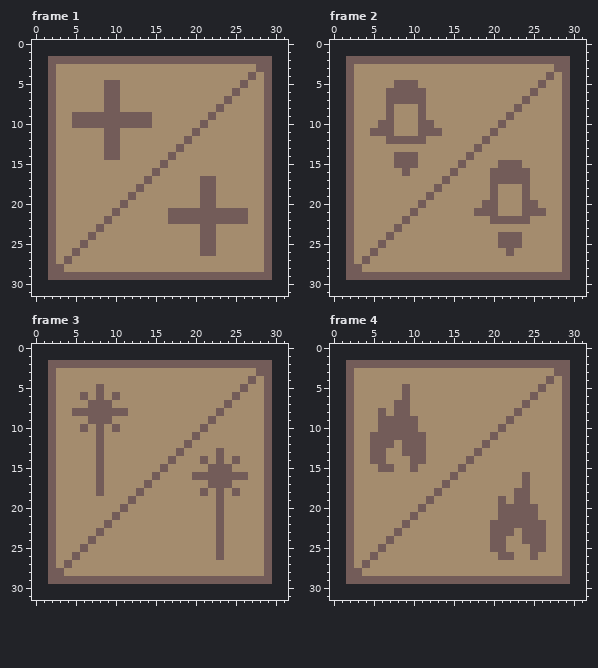
Pixel-art file -- assets/mockup/icon.aseprite. The picture above is the old version.
28x28 pixels, 4 frames. Shown: frame 1, frame 2, frame 3, frame 4. The old version is drawn lined up with the new one, on the new canvas.
New version:
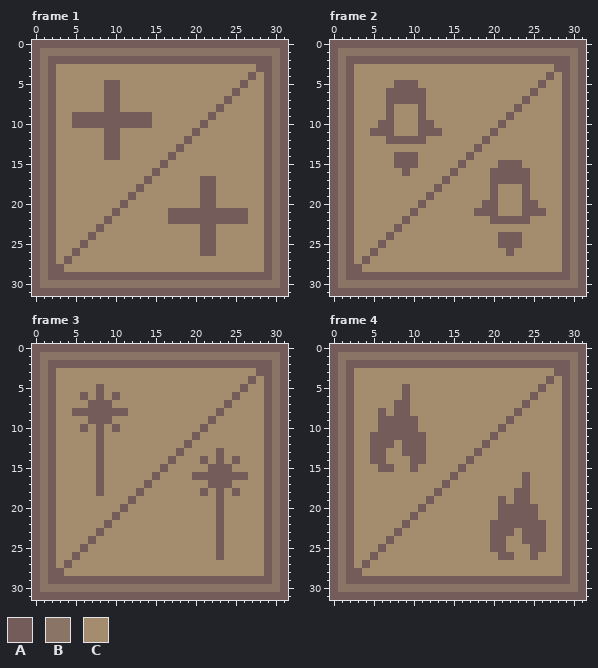
Palette (. is transparent): A #735c59  B #8a7466  C #a48c6e
Change:
canvas 28x28 -> 32x32, the old top-left corner now at 2,2
Frame 1:
y 0: x 0..31 ................................ -> AAAAAAAAAAAAAAAAAAAAAAAAAAAAAAAA
y 1: x 0..31 ................................ -> ABBBBBBBBBBBBBBBBBBBBBBBBBBBBBBA
y 2..29: x 0..1 .. -> AB; x 30..31 .. -> BA
y 30: x 0..31 ................................ -> ABBBBBBBBBBBBBBBBBBBBBBBBBBBBBBA
y 31: x 0..31 ................................ -> AAAAAAAAAAAAAAAAAAAAAAAAAAAAAAAA
Frame 2: the same change as frame 1
Frame 3: the same change as frame 1
Frame 4: the same change as frame 1
Pixel boxes of the changes (left, top, right, bottom) in both pictures:
added: (32, 40, 288, 296)
added: (330, 40, 586, 296)
added: (32, 344, 288, 600)
added: (330, 344, 586, 600)
